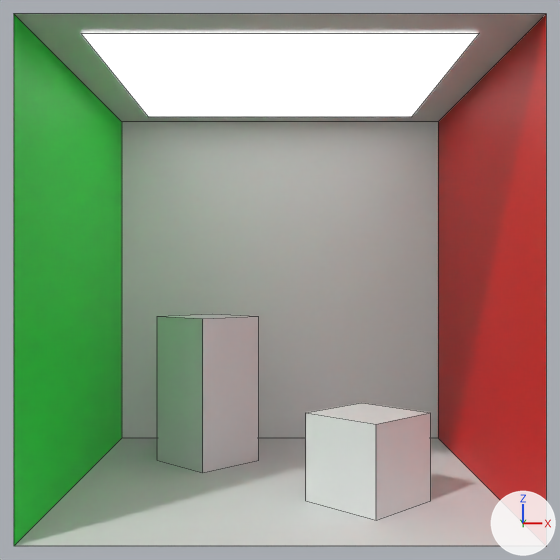
The Blender file sets/cornell_box.blend as it was, and as the next commit left it.
One viewpoint serves both versions: the file's camera 'Camera.001'. The lights are fixed; the arrows at lower right show +X, +Y and +Z. Mesh edges are drawn as thin lines.

The older version as bpy lines, for what is in view:
```python
me_cube = bpy.data.meshes.new('Cube')
me_cube.from_pydata(...)  # 12 vertices, 6 faces; spans x -1.0..1.0, y -1.0..1.0, z -1.0..1.0
# faces by material slot: [3, 1, 1, 1]
me_cube.materials.append(mat_material)  # white #e7e7e7
me_cube.materials.append(mat_material_001)  # red #e70400
me_cube.materials.append(mat_material_002)  # green #00e737
me_cube.materials.append(mat_material_003)  # white #e7e7e7
me_cube_001 = bpy.data.meshes.new('Cube.001')
me_cube_001.from_pydata(...)  # a box spanning x -1.0..1.0, y -1.0..1.0, z -1.0..1.0
me_cube_002 = bpy.data.meshes.new('Cube.002')
me_cube_002.from_pydata(...)  # a box spanning x -1.0..1.0, y -1.0..1.0, z -1.0..1.0
ob_cornellbox = bpy.data.objects.new('CornellBox', me_cube)
ob_cornellbox.location = (0.0, 0.0, 0.0)
ob_cube_001 = bpy.data.objects.new('Cube.001', me_cube_001)
ob_cube_001.parent = ob_cornellbox
ob_cube_001.location = (0.4, -0.4, -0.8)
ob_cube_001.rotation_euler = (0.0, 0.0, -0.785)  # degrees (0, 0, -45)
ob_cube_001.scale = (0.2, 0.2, 0.2)
ob_cube_002 = bpy.data.objects.new('Cube.002', me_cube_002)
ob_cube_002.parent = ob_cornellbox
ob_cube_002.location = (-0.4, 0.4, -0.6)
ob_cube_002.rotation_euler = (0.0, 0.0, -0.785)  # degrees (0, 0, -45)
ob_cube_002.scale = (0.2, 0.2, 0.4)
```
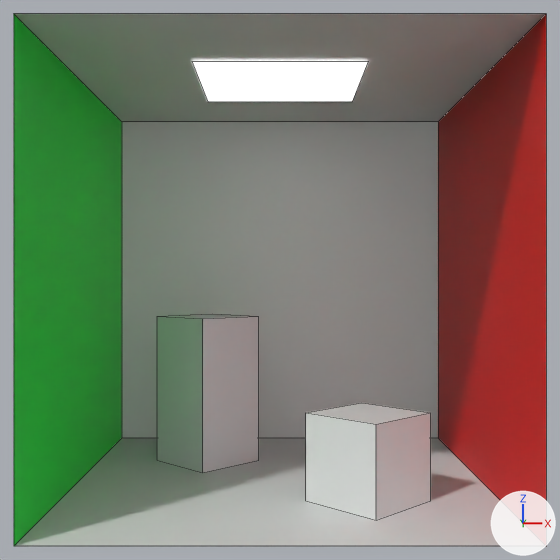
Pixel boxes (x1, y1, x2, y2) of what changed, in the pictures (560 x 560 px; the box of a moved part takes in the faces that stretch with it):
part 1 of me_cube, moved or reshaped: before (81, 33, 479, 117); after (192, 61, 368, 102)

Edits to the bpy script that builds the scene:
```text
Change me_cube:
    where me_cube.from_pydata(...)  # 12 vertices, 6 faces; spans x -1.0..1.0, y -1.0..1.0, z -1.0..1.0
    used by ob_cornellbox; location = (0.0, 0.0, 0.0)
    me_cube part 1
    me_cube.vertices[8].co: (-0.8, -0.8, 0.99) -> (-0.4, -0.4, 0.99)  # pixel (80, 33) -> pixel (191, 61)
    me_cube.vertices[9].co: (-0.8, 0.8, 0.99) -> (-0.4, 0.4, 0.99)  # pixel (148, 116) -> pixel (207, 101)
    me_cube.vertices[10].co: (0.8, -0.8, 0.99) -> (0.4, -0.4, 0.99)  # pixel (479, 33) -> pixel (368, 61)
    me_cube.vertices[11].co: (0.8, 0.8, 0.99) -> (0.4, 0.4, 0.99)  # pixel (411, 116) -> pixel (352, 101)
```
